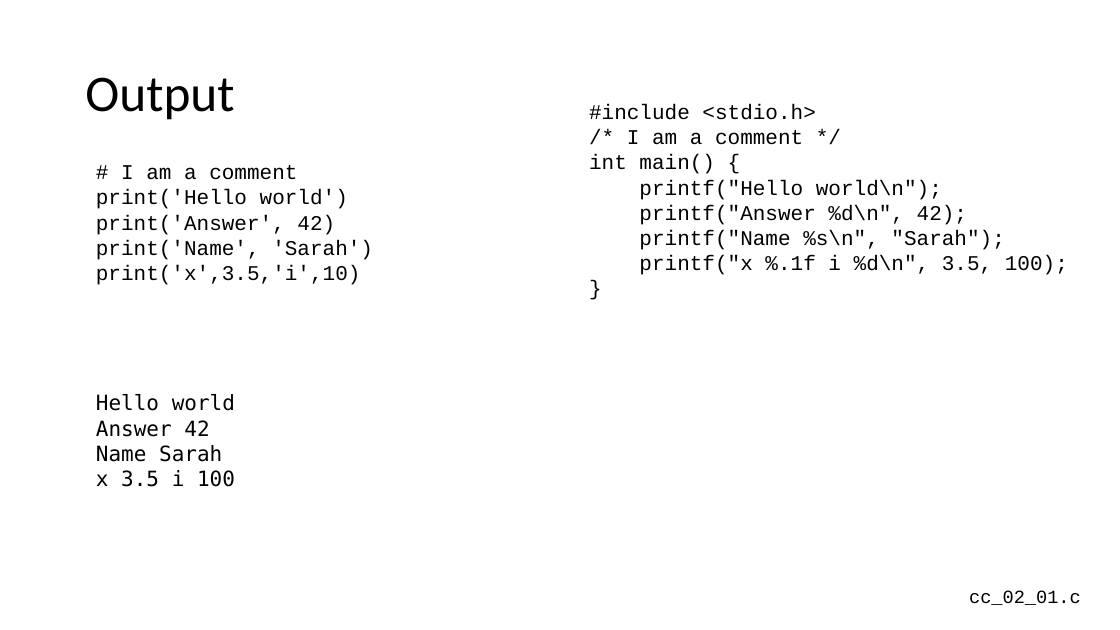
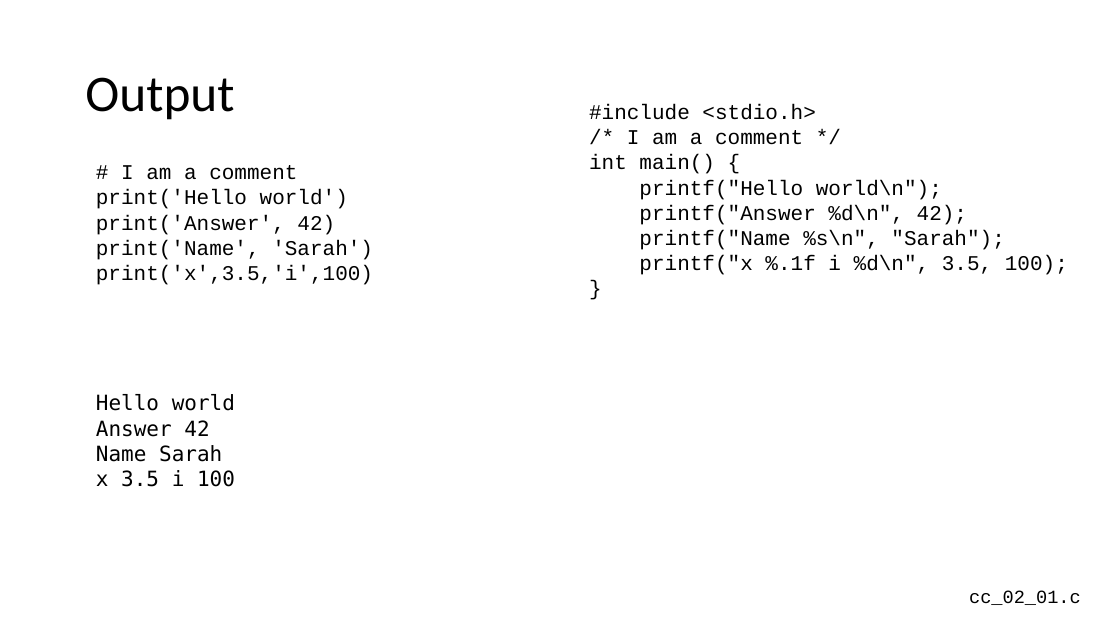
Before and after one commit to csev/cc4e, a slide deck: slide 10 of lectures/CC-02-Python.pptx. Drawn at 1120x630 pixels with LibreOffice and Linux fonts; fonts in the diff are those of the drawing. Boxes give left, top, right and bottom in pixels: in the first picture for what was removed or moved away, otherwise in the second. Text is boxed around its words. In the diff, an @@ line names an element or a change of style, - is before the commit and + after.

```diff
--- a/lectures/CC-02-Python.pptx
+++ b/lectures/CC-02-Python.pptx
@@ text at bbox=[96, 265, 373, 285]: text changed @@
-print('x',3.5,'i',10)
+print('x',3.5,'i',100)
```
Also in this commit, not shown: 1 other file.
